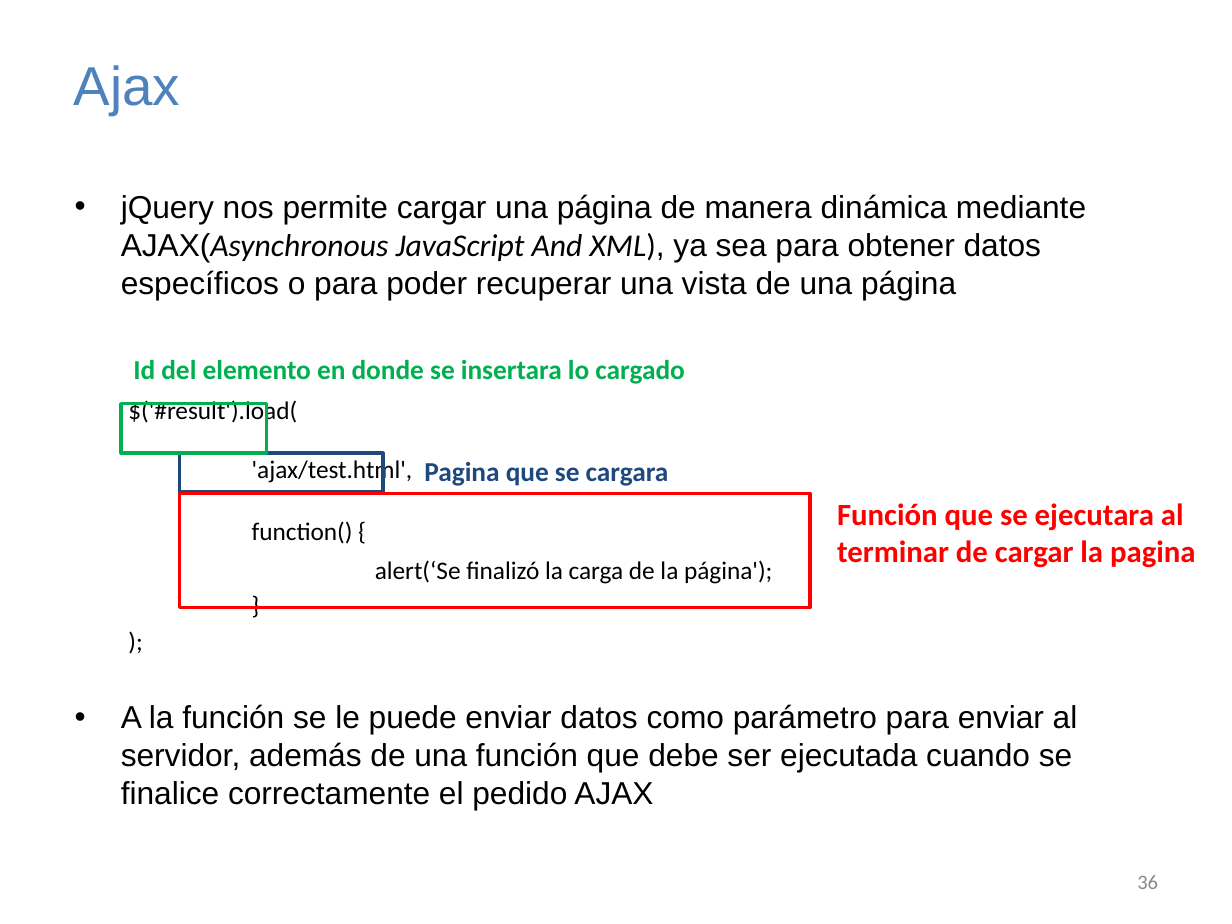
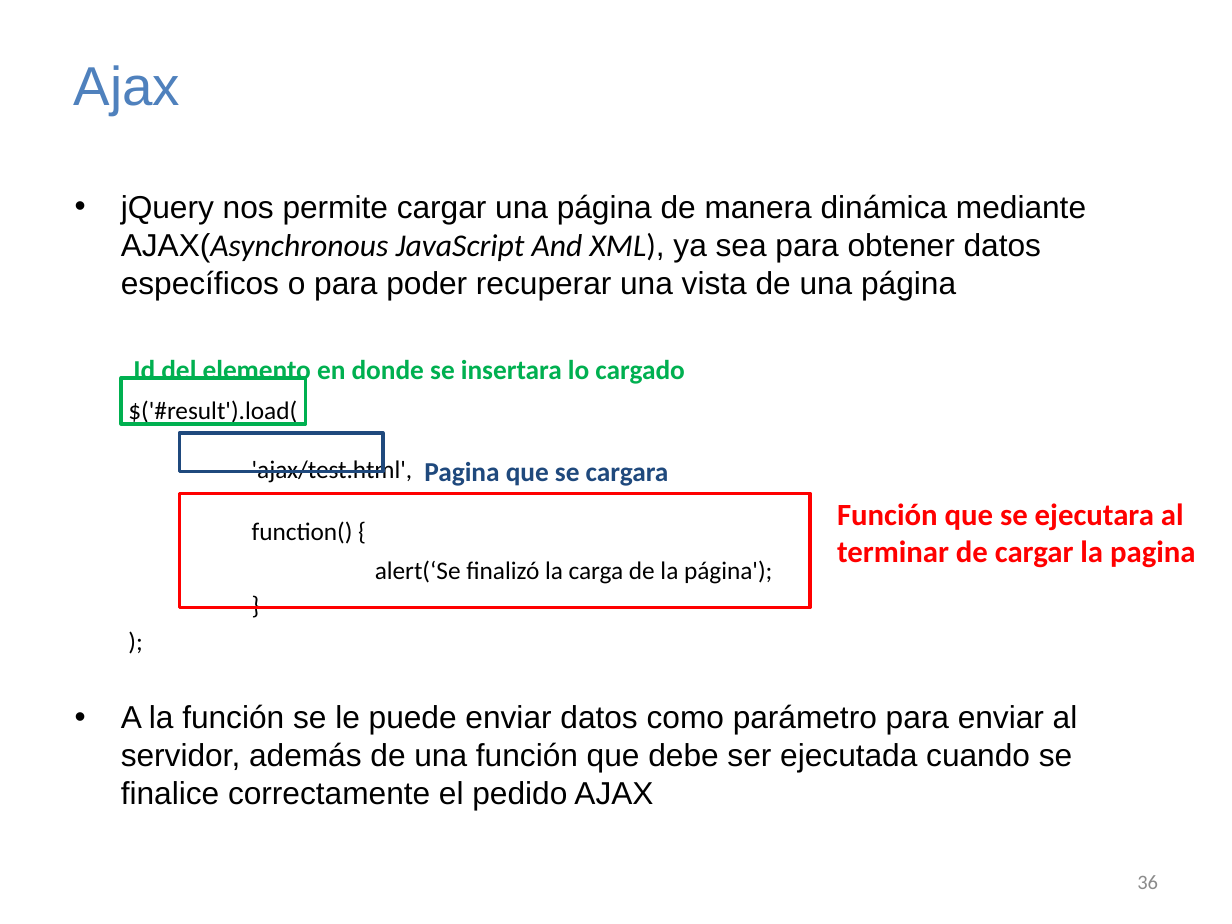
Before and after one commit to AlanNoboa/STKJavascriptJquery, a slide deck: slide 36 of Javascript y JQuery.pptx. Drawn at 1232x924 pixels with LibreOffice and Linux fonts; fonts in the diff are those of the drawing. Boxes give left, top, right and bottom in pixels: in the first picture for what was removed or moved away, otherwise in the second. Text is boxed around its words. In the diff, an @@ line names an element or a change of style, - is before the commit and + after.

```diff
--- a/Javascript y JQuery.pptx
+++ b/Javascript y JQuery.pptx
@@ rectangle: place and size @@
-rectangle at [121,404,266,453]
+rectangle at [121,378,306,424]
@@ rectangle: place and size @@
-rectangle at [180,453,383,492]
+rectangle at [180,432,383,471]
```
Also in this commit, not shown: 10 slides removed.
